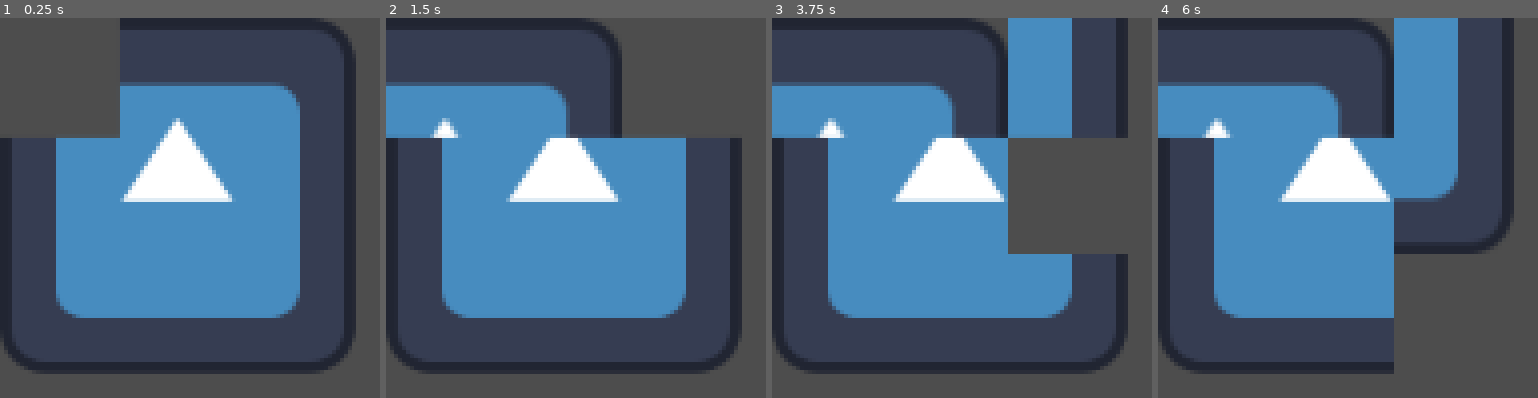
Above: before the commit, frames 1-4 (left to right).
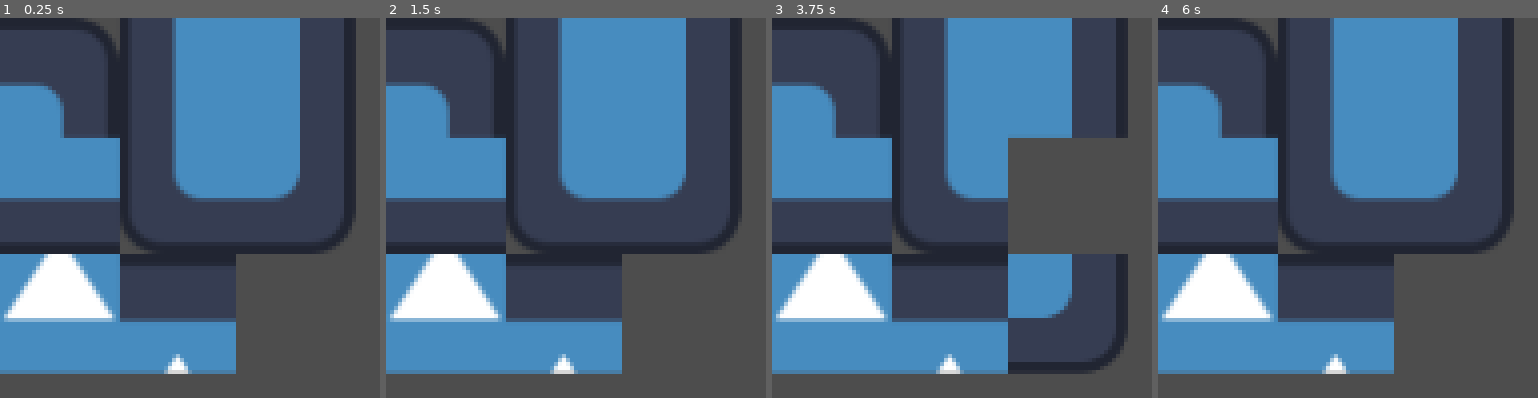
Above: after the commit, the same moments.

Repository: MaycolMont/SlidePuzzle
Game: Godot game, scene res://scenes/board.tscn
Same seed, same stepped clock (60 frames per second), same inputs: the game is played once before the commit and once after it. The project has no main scene, so this scene is started directly. The engine's default icon, where the game draws it, is replaced by a stand-in: a white triangle on a blue panel in a dark square.
Inputs (mouse positions are in pixels of both pictures, inside the frame that each line leads up to):
- Up to frame 1 (0.25 s): no input
- Up to frame 2 (1.5 s): tap Enter at 0.5 s; move the mouse to (564, 78) at 0.52 s; click (564, 78) at 0.67 s; tap Space at 1.25 s; move the mouse to (682, 78) at 1.27 s; click (682, 78) at 1.42 s
- Up to frame 3 (3.75 s): tap Enter at 2, 3.5 s; move the mouse to (832, 196) at 2.02 s; click (832, 196) at 2.17 s; tap Space at 2.75 s; move the mouse to (950, 196) at 2.77 s; click (950, 196) at 2.92 s; move the mouse to (1068, 196) at 3.52 s; click (1068, 196) at 3.67 s
- Up to frame 4 (6 s): tap Space at 4.25 s; move the mouse to (1218, 314) at 4.27 s; click (1218, 314) at 4.42 s; move the mouse to (1336, 314) at 5.02 s; click (1336, 314) at 5.17 s; move the mouse to (1454, 314) at 5.77 s; click (1454, 314) at 5.92 s

The runs differ from the first frame. In frame 1, 54% of the frame differs, in the area x 0-94%, y 0-94%; in frame 2, 57%; in frame 3, 43%; in frame 4, 43%.

Commit message:
first mix pieces

Diff:
--- a/scenes/board.tscn
+++ b/scenes/board.tscn
@@ -1,15 +1,8 @@
-[gd_scene load_steps=4 format=3 uid="uid://0j4ckdircxvg"]
+[gd_scene load_steps=3 format=3 uid="uid://0j4ckdircxvg"]
 
 [ext_resource type="Script" path="res://scripts/board.gd" id="1_s34ml"]
 [ext_resource type="PackedScene" uid="uid://ykamcttr3qhc" path="res://scenes/piece.tscn" id="2_b3pwp"]
 
-[sub_resource type="SegmentShape2D" id="SegmentShape2D_4uilb"]
-
 [node name="Board" type="Node2D"]
 script = ExtResource("1_s34ml")
 piece_scene = ExtResource("2_b3pwp")
-
-[node name="Area2D" type="Area2D" parent="."]
-
-[node name="CollisionShape2D" type="CollisionShape2D" parent="Area2D"]
-shape = SubResource("SegmentShape2D_4uilb")
--- a/scripts/board.gd
+++ b/scripts/board.gd
@@ -35,29 +35,40 @@
 		add_child(area2d)
 
 func _generate_pieces() -> void:
+	var occupied_position = []
 	var piece_size = Vector2(size.x/pieces_range.x, size.y/pieces_range.y)
 	var offset_pivot = piece_size/2
 	for j in range(pieces_range.y):
 		for i in range(pieces_range.x):
 			if i == 0 and j == 0:
 				continue
-			var piece = piece_scene.instantiate()
-			piece.image_path = image_path
-			piece.size = piece_size
-			piece.correct_position = Vector2i(i, j)
-			piece.position = Vector2(i * piece_size.x, j * piece_size.y) + offset_pivot
-			piece.moved.connect(_on_piece_moved)
+			var piece = _create_piece(piece_size, Vector2(i, j))
+			var random_position = Utils.random_vector2(pieces_range.x, pieces_range.y)
+			while random_position in occupied_position:
+				random_position = Utils.random_vector2(pieces_range.x, pieces_range.y)
+			occupied_position.append(random_position)
+			piece.current_position = Vector2(random_position)
+			piece.position = Utils.vector_product(random_position, piece_size) + offset_pivot
+
 			add_child(piece)
 
-func _create_piece(size, current_position, correct_position):
+func _create_piece(size, correct_position):
 	pass
+	var piece = piece_scene.instantiate()
+	piece.image_path = image_path
+	piece.size = size
+	piece.correct_position = correct_position
+	piece.moved.connect(_on_piece_moved)
+
+	return piece
 
 func _mix_pieces():
 	pass
 
-func _on_piece_moved(current_position, correct_position):
+func _on_piece_moved(current_correct, was_correct_position):
 	movements += 1
-	if current_position == correct_position:
+	if current_correct:
 		points += 1
-	else:
+	elif was_correct_position:
 		points -= 1
+	print(points)
--- a/scripts/piece.gd
+++ b/scripts/piece.gd
@@ -3,9 +3,10 @@
 signal moved(current_position, correct_position)
 
 var size : Vector2
-var current_position : Vector2i
-var correct_position : Vector2i
+var current_position : Vector2
+var correct_position : Vector2
 var image_path : String
+var in_correct_position : bool
 
 func _ready():
 	_set_dimensions()
@@ -19,7 +20,7 @@
 	var texture_resource = load(image_path)
 	var sprite = $Sprite2D
 	sprite.texture = texture_resource
-	var region_position = Vector2(correct_position.x * size.x, correct_position.y * size.y)
+	var region_position = Utils.vector_product(correct_position, size)
 	sprite.region_rect = Rect2(region_position, size)
 
 func _set_raycasts() -> void:
@@ -42,9 +43,11 @@
 func _try_move() -> void:
 	var direction = _get_free_direction()
 	if direction:
-		current_position += Vector2i(direction)
-		moved.emit(current_position, correct_position)
-		position += Vector2(direction.x * size.x, direction.y * size.y)
+		var was_correct_position = correct_position == current_position
+		current_position += direction
+		var current_correct = correct_position == current_position
+		moved.emit(current_correct, was_correct_position)
+		position += Utils.vector_product(direction, size)
 
 func _on_input_event(viewport, event, shape_idx):
 	if event is InputEventMouseButton:
--- a/scripts/utils.gd
+++ b/scripts/utils.gd
@@ -3,3 +3,8 @@
 
 static func vector_product(vector1: Vector2, vector2: Vector2):
 	return Vector2(vector1.x * vector2.x, vector1.y * vector2.y)
+
+static func random_vector2(max_x: int, max_y: int) -> Vector2:
+	var x = randi_range(0, max_x - 1)
+	var y = randi_range(0, max_y - 1)
+	return Vector2(x, y)
